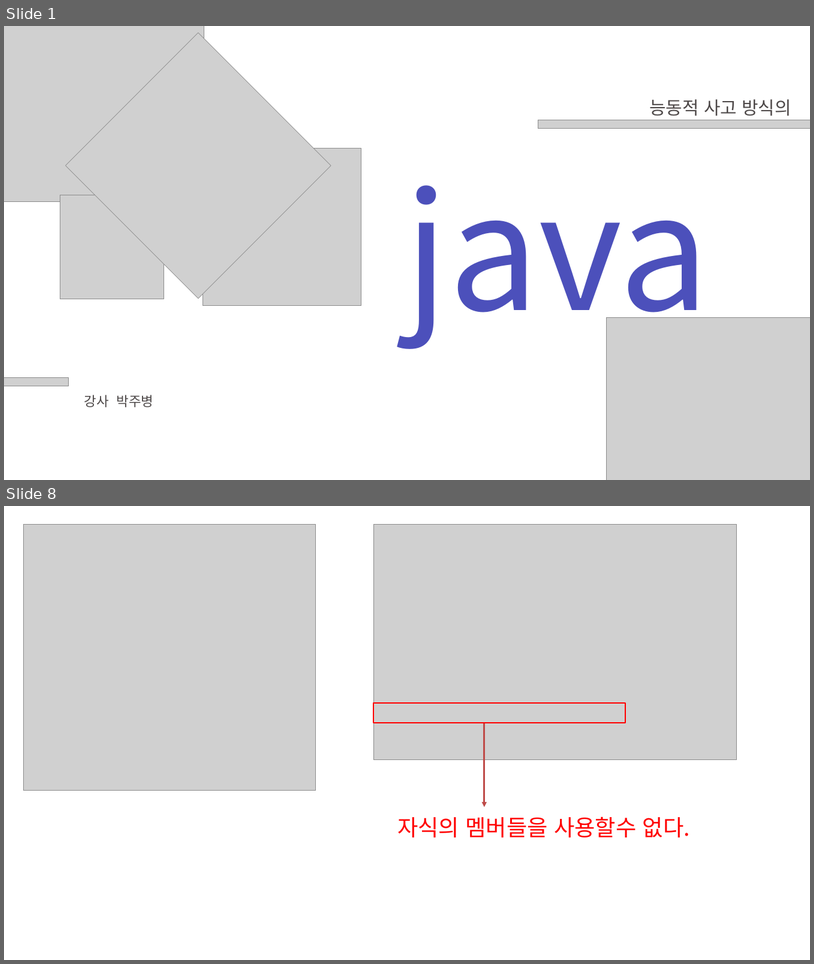
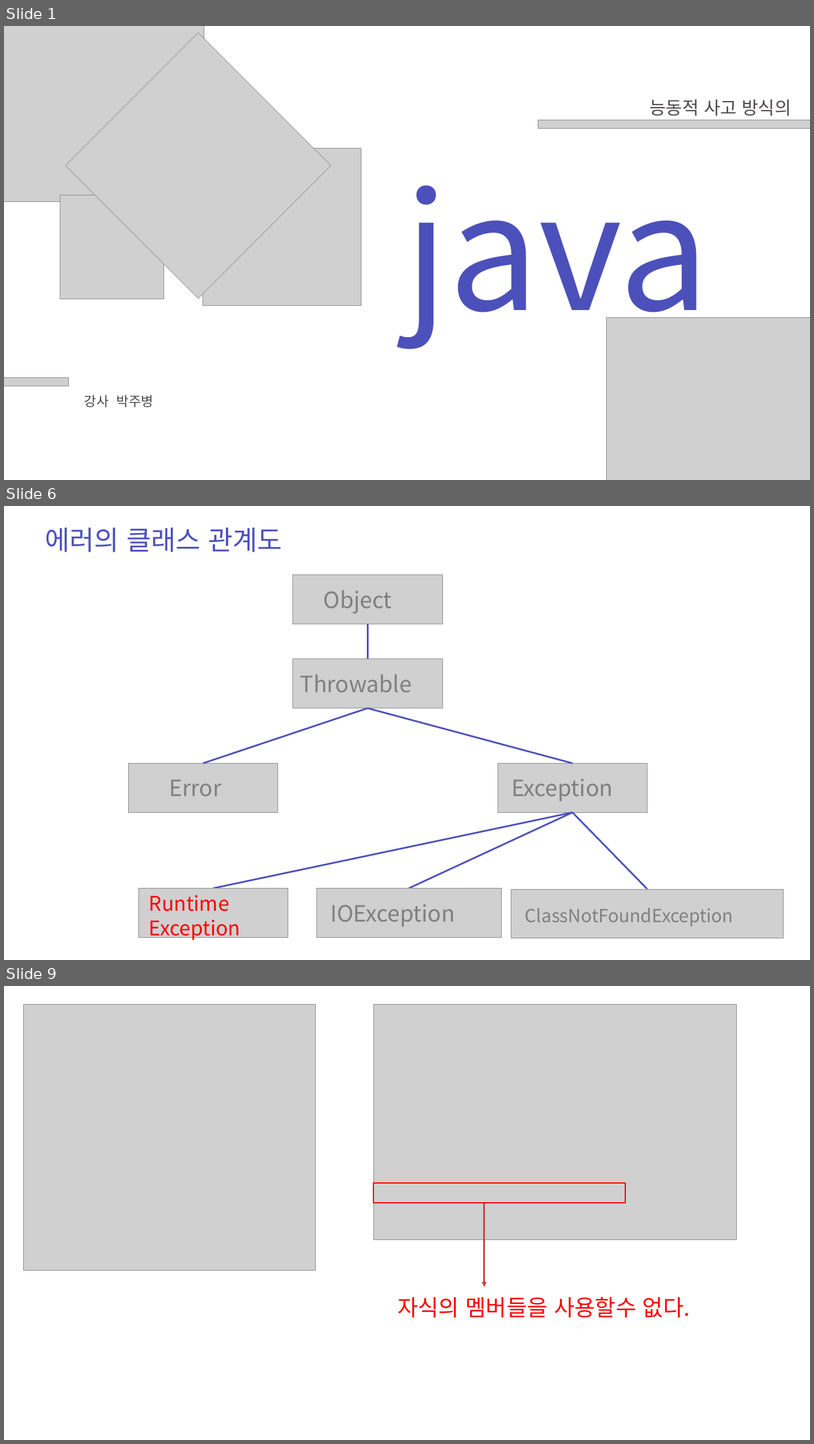
Before and after one commit to zest132/JavaLecture, a slide deck: JavaLecture/LectureFile/java 12강 예외처리.pptx. Shown one above the other, each under a label of ours: slides 1 and 8 before the commit, slides 1, 6 and 9 after it; the slides between them are not shown. The pictures are 814x964 and 814x1444 pixels, drawn with LibreOffice and Linux fonts; fonts in the diff are those of the drawing; grey boxes stand for pictures. Boxes give left, top, right and bottom in pixels: in the first picture for what was removed or moved away, otherwise in the second. Text is boxed around its words. In the diff, an @@ line names an element or a change of style, - is before the commit and + after.

```diff
--- a/JavaLecture/LectureFile/java 12강 예외처리.pptx
+++ b/JavaLecture/LectureFile/java 12강 예외처리.pptx
@@ slide 6 added at bbox=[4, 506, 810, 960], background #FFFFFF @@
@@ text added at bbox=[45, 528, 282, 552], 48 pt, text #4C50BC @@
+에러의 클래스 관계도
@@ picture added at bbox=[293, 575, 443, 624] @@
@@ text added at bbox=[324, 590, 392, 613], 40 pt, text #808080 @@
+Object
@@ line added from (368, 624) to (368, 659), #4C50BC 3 pt @@
@@ picture added at bbox=[293, 659, 443, 708] @@
@@ text added at bbox=[300, 674, 412, 692], 40 pt, text #808080 @@
+Throwable
@@ line added from (368, 708) to (203, 763), #4C50BC 3 pt @@
@@ line added from (368, 708) to (573, 763), #4C50BC 3 pt @@
@@ picture added at bbox=[128, 763, 278, 813] @@
@@ picture added at bbox=[498, 763, 648, 813] @@
@@ text added at bbox=[169, 780, 222, 796], 40 pt, text #808080 @@
+Error
@@ text added at bbox=[512, 778, 613, 801], 40 pt, text #808080 @@
+Exception
@@ line added from (573, 812) to (213, 888), #4C50BC 3 pt @@
@@ line added from (573, 812) to (409, 888), #4C50BC 3 pt @@
@@ line added from (573, 812) to (648, 889), #4C50BC 3 pt @@
@@ picture added at bbox=[138, 888, 288, 937] @@
@@ text added at bbox=[149, 895, 241, 940], 36 pt, text #FF0000 @@
+Runtime
+Exception
@@ picture added at bbox=[317, 888, 501, 937] @@
@@ picture added at bbox=[511, 889, 784, 938] @@
@@ text added at bbox=[330, 904, 455, 927], 40 pt, text #808080 @@
+IOException
@@ text added at bbox=[525, 907, 734, 926], 32 pt, text #808080 @@
+ClassNotFoundException
@@ what was slide 8 is now slide 9 @@
```
Also in this commit, not shown: 1 slide changed, 5 other slides added, 5 slides removed, 2 other files.
